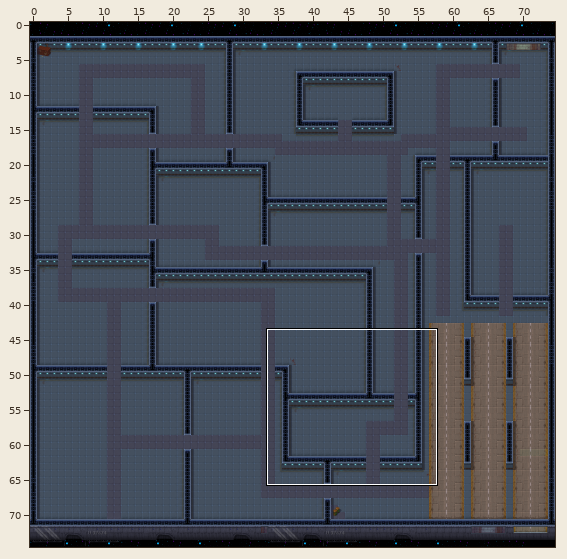
One commit to this Tiled map: public/assets/map/Map.tmx. The first picture is a wide view before the edit; the outline marks the close-up.
Close-up. The starting point:
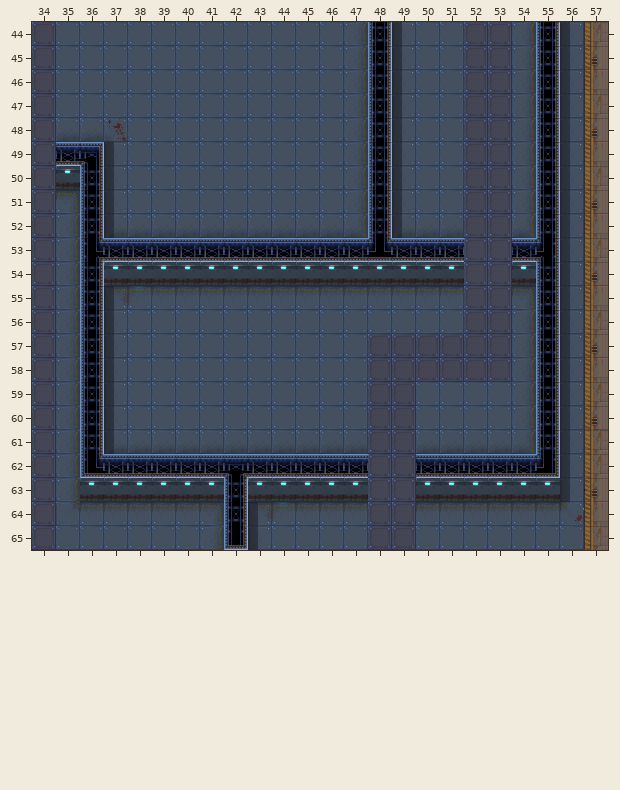
Cells are 32x32 px. Shown: x 34..57, y 44..65. The commit also changed other parts of the map, which this record leaves out.
New version:
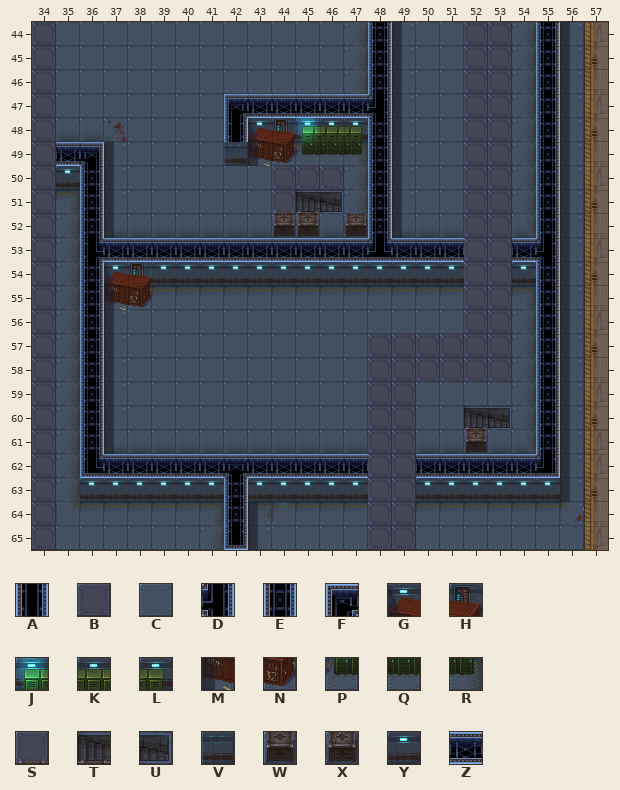
Key: from "Spaceship": A 167, B 506, C 598, D 609, E 658, F 675, G 718, H 719, J 720, K 721, L 722, M 760, N 761, P 762, Q 763, R 764, S 845, T 846, U 847, V 868, W 887, X 890, Y 972, Z 1283.
_ is an empty cell.
Change:
{"where": "layer \"Ground\""}
{"y":50,"x":44,"old":"CCC","new":"BBB"}
{"y":51,"x":44,"old":"C","new":"S"}
{"where": "layer \"Walls\""}
{"y":47,"x":42,"old":"______E","new":"FZZZZZD"}
{"y":48,"x":42,"old":"______","new":"AGHJKL"}
{"y":49,"x":42,"old":"______","new":"VMNPQR"}
{"y":51,"x":45,"old":"__","new":"TU"}
{"y":54,"x":37,"old":"YY","new":"GH"}
{"y":55,"x":37,"old":"__","new":"MN"}
{"y":60,"x":52,"old":"__","new":"TU"}
{"where": "layer \"Objects\""}
{"y":52,"x":44,"old":"__","new":"WW"}
{"y":52,"x":47,"old":"_","new":"X"}
{"y":61,"x":52,"old":"_","new":"W"}
